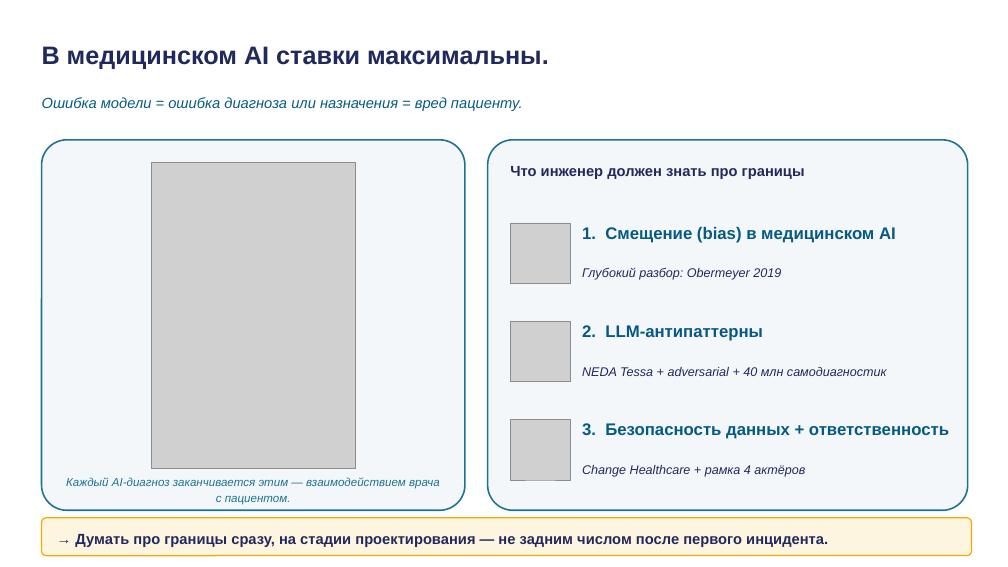
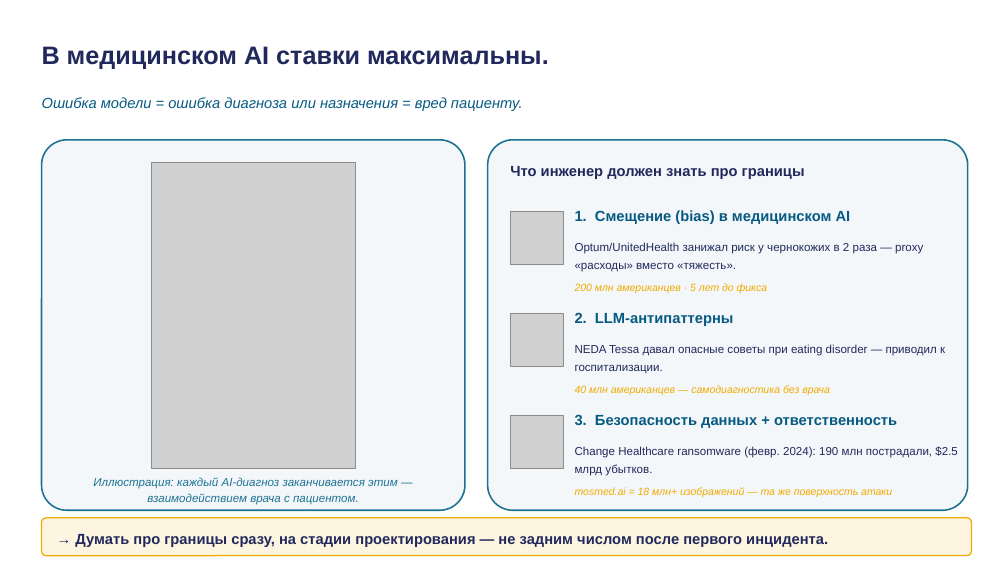
Before and after one commit to tellina-study/AI-usage-lessons, a slide deck: slide 25 of library/lectures/lec-04/rendered/lec-04.pptx (slide 26 before the commit). Drawn at 1008x567 pixels with LibreOffice and Linux fonts; fonts in the diff are those of the drawing; grey boxes stand for pictures. Boxes give left, top, right and bottom in pixels: in the first picture for what was removed or moved away, otherwise in the second. Text is boxed around its words. In the diff, an @@ line names an element or a change of style, - is before the commit and + after.

```diff
--- a/library/lectures/lec-04/rendered/lec-04.pptx
+++ b/library/lectures/lec-04/rendered/lec-04.pptx
@@ text "1. Смещение (bias) в медицинском ...": place and size @@
-text "1. Смещение (bias) в медицинском ..." at <box>582,227,896,243</box>
+text "1. Смещение (bias) в медицинском ..." at <box>575,210,851,224</box>
@@ picture: place and size @@
-picture at <box>510,223,571,284</box>
+picture at <box>510,212,563,265</box>
@@ text at <box>575,242,923,272</box>: text changed; size 12 to 11 pt; italic off @@
-Глубокий разбор: Obermeyer 2019
+Optum/UnitedHealth занижал риск у чернокожих в 2 раза — proxy «расходы» вместо «тяжесть».
@@ text added at <box>575,283,767,293</box>, 10 pt, text #F0AB00, italic @@
+200 млн американцев · 5 лет до фикса
@@ picture: place and size @@
-picture at <box>510,321,571,382</box>
+picture at <box>510,314,563,367</box>
@@ size 16 to 14 pt in 3 elements at <box>575,210,851,224</box>, <box>575,414,897,428</box>, <box>575,312,734,326</box> @@
@@ text "2. LLM-антипаттерны": place and size @@
-text "2. LLM-антипаттерны" at <box>582,325,763,341</box>
+text "2. LLM-антипаттерны" at <box>575,312,734,326</box>
@@ text added at <box>575,344,945,373</box>, 11 pt, text #21295C @@
+NEDA Tessa давал опасные советы при eating disorder — приводил к госпитализации.
@@ text at <box>575,385,830,395</box>: text changed; size 12 to 10 pt; text colour #21295C to #F0AB00 @@
-NEDA Tessa + adversarial + 40 млн самодиагностик
+40 млн американцев — самодиагностика без врача
@@ picture: place and size @@
-picture at <box>510,420,571,480</box>
+picture at <box>510,416,563,469</box>
@@ text "3. Безопасность данных + ответственность": place and size @@
-text "3. Безопасность данных + ответственность" at <box>582,423,949,439</box>
+text "3. Безопасность данных + ответственность" at <box>575,414,897,428</box>
@@ text at <box>575,446,957,476</box>: text changed; size 12 to 11 pt; italic off @@
-Change Healthcare + рамка 4 актёров
+Change Healthcare ransomware (февр. 2024): 190 млн пострадали, $2.5 млрд убытков.
@@ text at <box>93,477,398,505</box>: text changed @@
-Каждый AI-диагноз заканчивается этим — взаимодействием врача с пациентом.
+Иллюстрация: каждый AI-диагноз заканчивается этим — взаимодействием врача с пациентом.
@@ text added at <box>575,487,892,497</box>, 10 pt, text #F0AB00, italic @@
+mosmed.ai = 18 млн+ изображений — та же поверхность атаки
```
Also in this commit, not shown: 15 other slides changed, 2 slides added, 3 slides removed, 38 other files.
